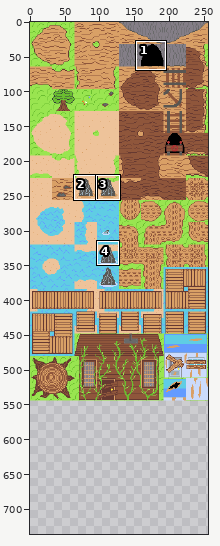
Sprite sheet -- assets/tileset.png. The first picture is a wide view before the edit; the outline marks the close-up.
Close-up. The starting point:
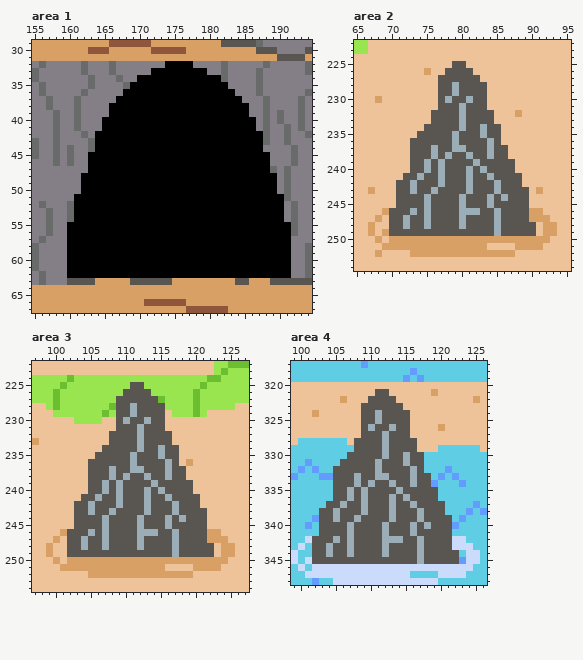
The file is 256x544 pixels. Shown: area 1: x 155..194, y 29..67; area 2: x 65..95, y 222..254; area 3: x 97..127, y 222..254; area 4: x 99..126, y 317..348. The old version is drawn lined up with the new one, on the new canvas. The commit also changed other parts of the picture, which this record leaves out.
The same view after the edit:
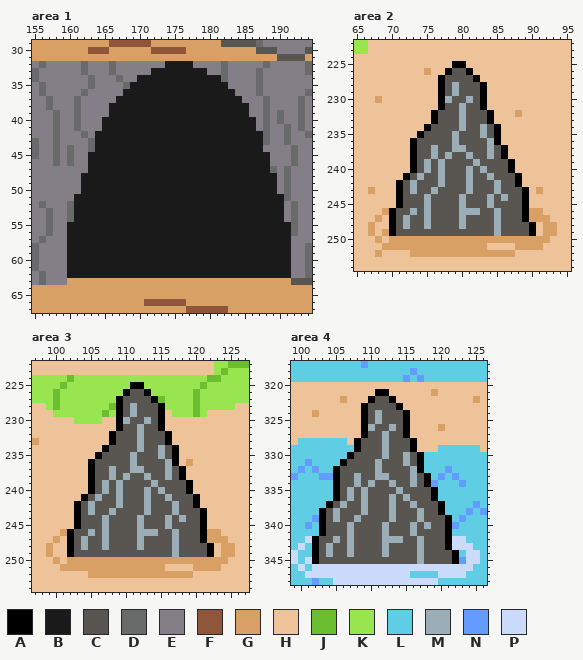
Palette (. is transparent): A #000000  B #1a1a1a  C #595652  D #696a6a  E #847e87  F #8f563b  G #d9a066  H #eec39a  J #6abe30  K #99e550  L #5fcde4  M #9badb7  N #639bff  P #cbdbfc
Edits made:
canvas 256x544 -> 256x736
Changed rows in their new state; - is an unchanged pixel.
Area 1:
first column x 160:
32 --------------BBBB--------------
33 ------------BBBBBBBB------------
34 ----------BBBBBBBBBBBB----------
35 ---------BBBBBBBBBBBBBB---------
36 --------BBBBBBBBBBBBBBBB--------
37 -------BBBBBBBBBBBBBBBBBB-------
38 ------BBBBBBBBBBBBBBBBBBBB------
39 ------BBBBBBBBBBBBBBBBBBBB------
40 -----BBBBBBBBBBBBBBBBBBBBBB-----
41 -----BBBBBBBBBBBBBBBBBBBBBB-----
42 ----BBBBBBBBBBBBBBBBBBBBBBBB----
43 ----BBBBBBBBBBBBBBBBBBBBBBBB----
44 ----BBBBBBBBBBBBBBBBBBBBBBBB----
45 ---BBBBBBBBBBBBBBBBBBBBBBBBBB---
46 ---BBBBBBBBBBBBBBBBBBBBBBBBBB---
47 ---BBBBBBBBBBBBBBBBBBBBBBBBBB---
48 --BBBBBBBBBBBBBBBBBBBBBBBBBBBB--
49 --BBBBBBBBBBBBBBBBBBBBBBBBBBBB--
50 --BBBBBBBBBBBBBBBBBBBBBBBBBBBB--
51 -BBBBBBBBBBBBBBBBBBBBBBBBBBBBBB-
52 -BBBBBBBBBBBBBBBBBBBBBBBBBBBBBB-
53 -BBBBBBBBBBBBBBBBBBBBBBBBBBBBBB-
54 -BBBBBBBBBBBBBBBBBBBBBBBBBBBBBB-
55 BBBBBBBBBBBBBBBBBBBBBBBBBBBBBBBB
56 BBBBBBBBBBBBBBBBBBBBBBBBBBBBBBBB
57 BBBBBBBBBBBBBBBBBBBBBBBBBBBBBBBB
58 BBBBBBBBBBBBBBBBBBBBBBBBBBBBBBBB
59 BBBBBBBBBBBBBBBBBBBBBBBBBBBBBBBB
60 BBBBBBBBBBBBBBBBBBBBBBBBBBBBBBBB
61 BBBBBBBBBBBBBBBBBBBBBBBBBBBBBBBB
62 BBBBBBBBBBBBBBBBBBBBBBBBBBBBBBBB
63 GGGG-----GGGGGG---------GG---GGG
Area 2:
first column x 70:
225 ---------AA----------
226 --------A--A---------
227 -------A----A--------
228 -------A-----A-------
229 -------A-----A-------
230 -------A-----A-------
231 -------A-----A-------
232 ------A-------A------
233 ------A-------A------
234 -----A---------A-----
235 ----A----------A-----
236 ---A-----------A-----
237 ---A------------A----
238 ---A------------A----
239 ---A-------------A---
240 ---A-------------A---
241 --A---------------A--
242 -A----------------A--
243 -A-----------------A-
244 -A-----------------A-
245 -A-----------------A-
246 A------------------A-
247 A------------------A-
248 A-------------------A
249 A-------------------A
Area 3:
first column x 102:
225 ---------AA----------
226 --------A--A---------
227 -------A----A--------
228 -------A-----A-------
229 -------A-----A-------
230 -------A-----A-------
231 -------A-----A-------
232 ------A-------A------
233 ------A-------A------
234 -----A---------A-----
235 ----A----------A-----
236 ---A-----------A-----
237 ---A------------A----
238 ---A------------A----
239 ---A-------------A---
240 ---A-------------A---
241 --A---------------A--
242 -A----------------A--
243 -A-----------------A-
244 -A-----------------A-
245 -A-----------------A-
246 A------------------A-
247 A------------------A-
248 A-------------------A
249 A-------------------A
Area 4:
first column x 102:
321 ---------AA----------
322 --------A--A---------
323 -------A----A--------
324 -------A-----A-------
325 -------A-----A-------
326 -------A-----A-------
327 -------A-----A-------
328 ------A-------A------
329 ------A-------A------
330 -----A---------A-----
331 ----A----------A-----
332 ---A-----------A-----
333 ---A------------A----
334 ---A------------A----
335 ---A-------------A---
336 ---A-------------A---
337 --A---------------A--
338 -A----------------A--
339 -A-----------------A-
340 -A-----------------A-
341 -A-----------------A-
342 A------------------A-
343 A------------------A-
344 A-------------------A
345 A-------------------A
Pixel boxes of the changes (left, top, right, bottom) in both close-ups:
changed: (67, 61, 291, 285)
changed: (389, 61, 536, 236)
changed: (67, 382, 214, 557)
changed: (312, 389, 459, 564)
